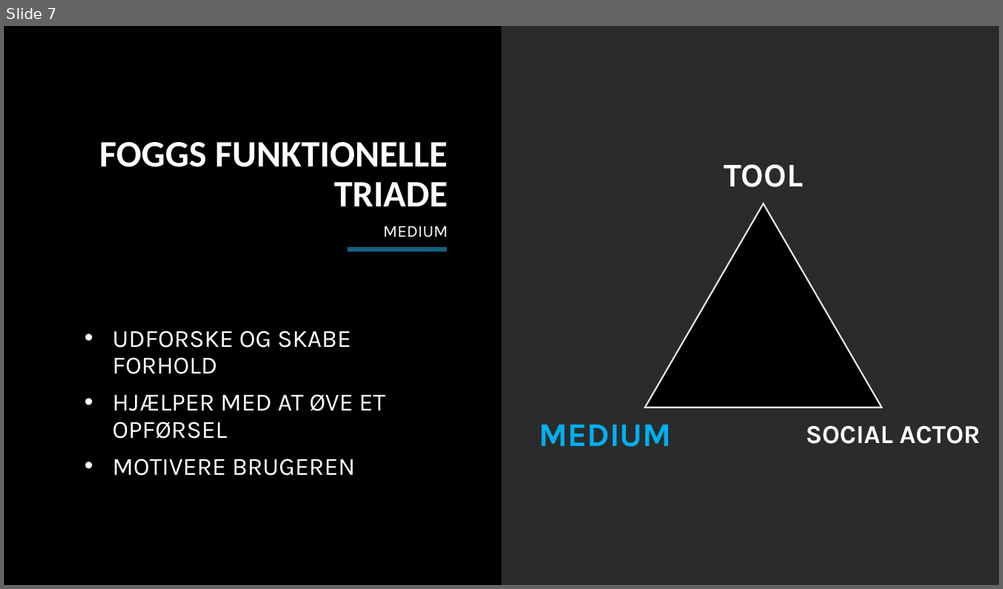
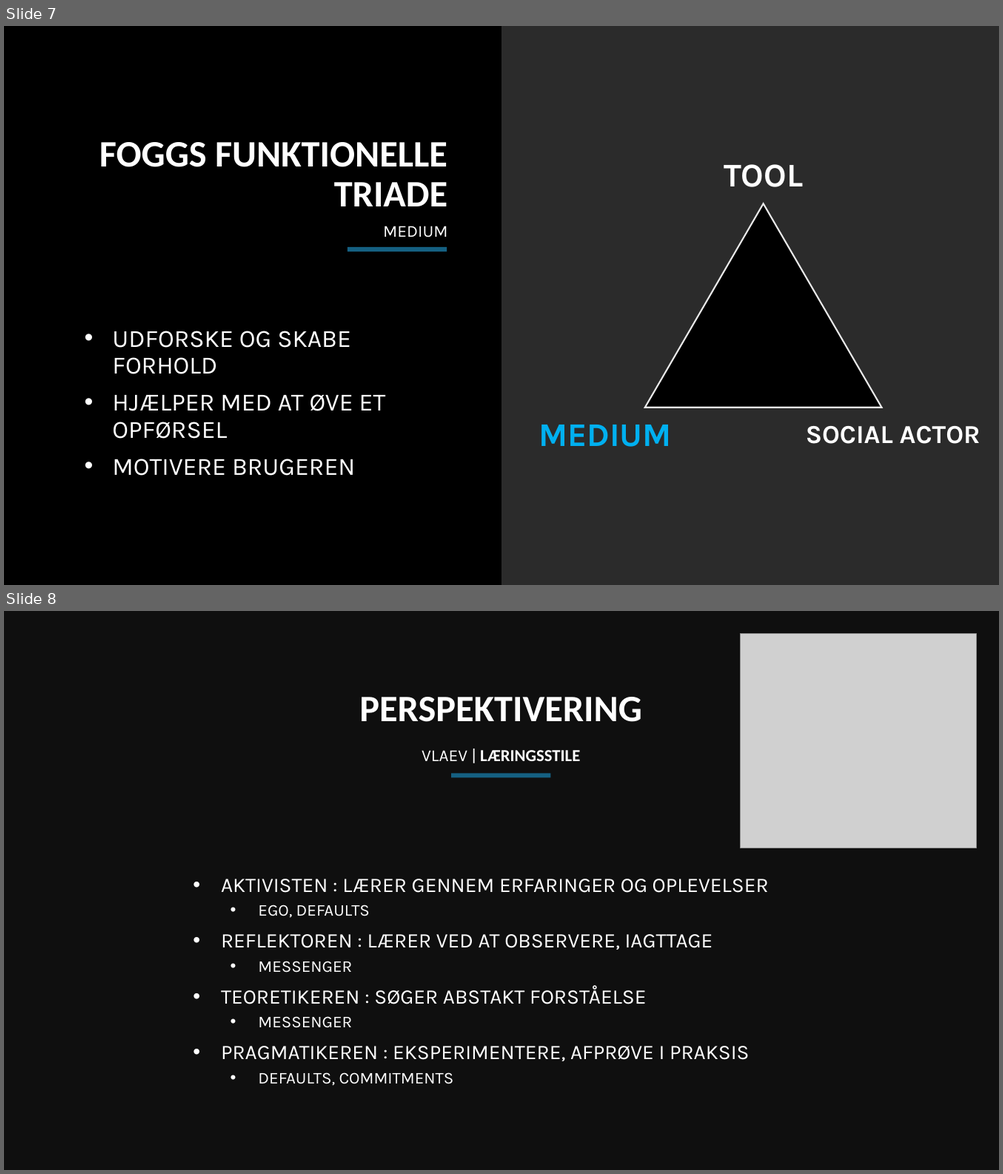
Before and after one commit to GreyZar37/SDU, a slide deck: SDU/Lærings teknologi/4. Adfærdsdesign/Alfærdsdesign Powerpoint.pptx. Shown one above the other, each under a label of ours: slide 7 before the commit, slides 7 and 8 after it. The pictures are 1003x589 and 1003x1174 pixels, drawn with LibreOffice and Linux fonts; fonts in the diff are those of the drawing; grey boxes stand for pictures; background and template pictures are left out; a plain dark background stands for a picture behind light text. Boxes give left, top, right and bottom in pixels: in the first picture for what was removed or moved away, otherwise in the second. Text is boxed around its words. In the diff, an @@ line names an element or a change of style, - is before the commit and + after.

```diff
--- a/SDU/Lærings teknologi/4. Adfærdsdesign/Alfærdsdesign Powerpoint.pptx
+++ b/SDU/Lærings teknologi/4. Adfærdsdesign/Alfærdsdesign Powerpoint.pptx
@@ slide 8 added at [4,611,999,1170], background picture (left out) @@
@@ rectangle added at [4,611,999,1170], fill #000000 at 64% opacity @@
@@ picture added at [740,634,976,849] @@
@@ text added at [359,697,642,722], 36 pt, text #FFFFFF, bold @@
+PERSPEKTIVERING
@@ title added at [421,750,580,761], 16.2 pt, text #FFFFFF, bold @@
+VLAEV | LÆRINGSSTILE
@@ rectangle added at [451,774,550,778], fill #156082 @@
@@ subtitle added at [221,879,768,1086], 20 pt, text #FFFFFF @@
+• AKTIVISTEN : LÆRER GENNEM ERFARINGER OG OPLEVELSER
+  • EGO, DEFAULTS
+• REFLEKTOREN : LÆRER VED AT OBSERVERE, IAGTTAGE
+  • MESSENGER
+• TEORETIKEREN : SØGER ABSTAKT FORSTÅELSE
+  • MESSENGER
+• PRAGMATIKEREN : EKSPERIMENTERE, AFPRØVE I PRAKSIS
+  • DEFAULTS, COMMITMENTS
```
Also in this commit, not shown: 3 slides removed, 4 other files.
